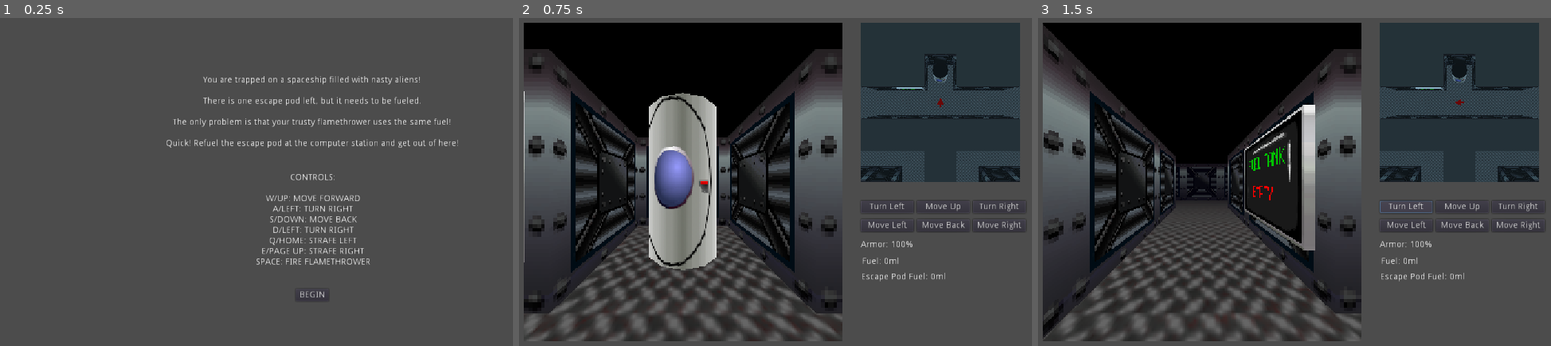
Above: before the commit, frames 1-3 (left to right).
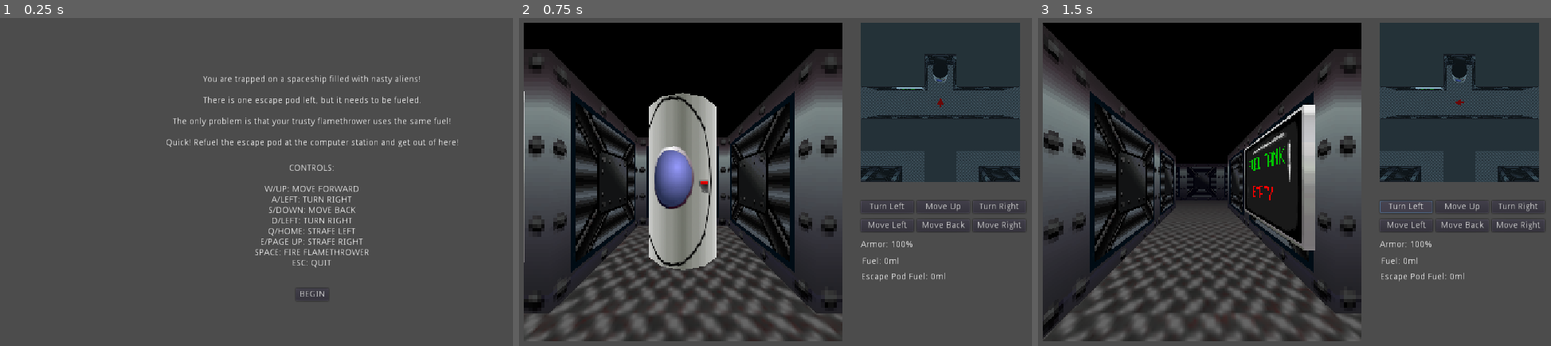
Above: after the commit, the same moments.

Repository: archaeopteryx4216/dungeon-crawler-jam-2021
Game: Godot game, scene res://game_start.tscn
The game is run twice, just before and just after one commit, with the same random seed, the same clock (stepped at 60 frames per second) and the same inputs.
Inputs:
- Up to frame 1 (0.25 s): no input
- Up to frame 2 (0.75 s): click "BEGIN" at 0.5 s
- Up to frame 3 (1.5 s): click "Turn Left" at 1.25 s

The runs differ from the first frame. In frame 1, 3.0% of the frame differs, in the area x 32-90%, y 17-86%; in frame 2, nothing differs; in frame 3, nothing differs.

Commit message:
Stopped aliens from stacking on top of eachother
also cleaned up some controls

Diff:
--- a/enemy.tscn
+++ b/enemy.tscn
@@ -105,7 +105,6 @@
 pixel_size = 0.015
 billboard = 2
 frames = SubResource( 2 )
-frame = 3
 playing = true
 
 [node name="fleeing" type="AnimatedSprite3D" parent="."]
--- a/enemy_ai.gd
+++ b/enemy_ai.gd
@@ -33,6 +33,25 @@
 var mode
 var passable
 var frightened_damage = 0
+
+func overlapping_another_enemy(position):
+	for enemy in get_parent().get_children():
+		if position.distance_to(enemy.get_translation()) < 1 and not enemy.is_passable() and get_instance_id() != enemy.get_instance_id():
+			return true
+	return false
+
+func get_point_ahead(distance_multiplier):
+	if facing == NORTH:
+		return get_translation() +  Vector3(0,0,-2)*distance_multiplier
+	elif facing == SOUTH:
+		return get_translation() + Vector3(0,0,2)*distance_multiplier
+	elif facing == EAST:
+		return get_translation() + Vector3(2,0,0)*distance_multiplier
+	else: # facing == WEST
+		return get_translation() + Vector3(-2,0,0)*distance_multiplier
+
+func another_enemy_in_front():
+	return overlapping_another_enemy(get_point_ahead(1))
 
 # Functions for switching the AI mode
 func set_mode_chase():
@@ -162,7 +181,8 @@
 		sudden_turn()
 	# Step 1) Take a step forward
 	var position = get_translation()
-	position = take_step(position, facing)
+	if not another_enemy_in_front():
+		position = take_step(position, facing)
 	# Step 1.5) If we are right in front of the player, stop!
 	if position == target_position:
 		return
@@ -200,7 +220,8 @@
 		sudden_turn()
 	# Step 1) Take a step forward
 	var position = get_translation()
-	position = take_step(position, facing)
+	if not another_enemy_in_front():
+		position = take_step(position, facing)
 	set_translation(position)
 	force_update_all_raycast()
 	# Step 2) Check forward, left, and right to see options for movement
@@ -227,7 +248,8 @@
 		sudden_turn()
 	# Step 1) Take a step forward
 	var position = get_translation()
-	position = take_step(position, facing)
+	if not another_enemy_in_front():
+		position = take_step(position, facing)
 	# Step 1.5) If we are right in front of the player, stop!
 	if position == target_position:
 		return
--- a/game_start.gd
+++ b/game_start.gd
@@ -4,3 +4,7 @@
 
 func _on_begin_button_pressed():
 	get_tree().change_scene("res://main.tscn")
+
+func _process(_delta):
+	if Input.is_key_pressed(KEY_ESCAPE):
+		get_tree().quit()
--- a/game_start.tscn
+++ b/game_start.tscn
@@ -5,6 +5,8 @@
 [node name="game_start" type="Control"]
 anchor_right = 1.0
 anchor_bottom = 1.0
+margin_top = -1.18921
+margin_bottom = -1.18921
 script = ExtResource( 1 )
 __meta__ = {
 "_edit_use_anchors_": false
@@ -26,10 +28,10 @@
 valign = 1
 
 [node name="controls" type="Label" parent="."]
-margin_left = 432.872
-margin_top = 272.329
-margin_right = 616.872
-margin_bottom = 422.329
+margin_left = 430.622
+margin_top = 250.594
+margin_right = 614.622
+margin_bottom = 431.594
 text = "controls:
 
 w/up: move forward
@@ -38,10 +40,14 @@
 d/left: turn right
 q/home: strafe left
 e/page up: strafe right
-space: fire flamethrower"
+space: fire flamethrower
+esc: quit"
 align = 1
 valign = 1
 uppercase = true
+__meta__ = {
+"_edit_use_anchors_": false
+}
 
 [node name="begin_button" type="Button" parent="."]
 margin_left = 497.089
@@ -49,4 +55,7 @@
 margin_right = 544.089
 margin_bottom = 477.845
 text = "BEGIN"
+__meta__ = {
+"_edit_use_anchors_": false
+}
 [connection signal="pressed" from="begin_button" to="." method="_on_begin_button_pressed"]
--- a/player_win.gd
+++ b/player_win.gd
@@ -6,3 +6,7 @@
 
 func _on_no_button_pressed():
 	get_tree().quit()
+
+func _process(_delta):
+	if Input.is_key_pressed(KEY_ESCAPE):
+		get_tree().quit()
